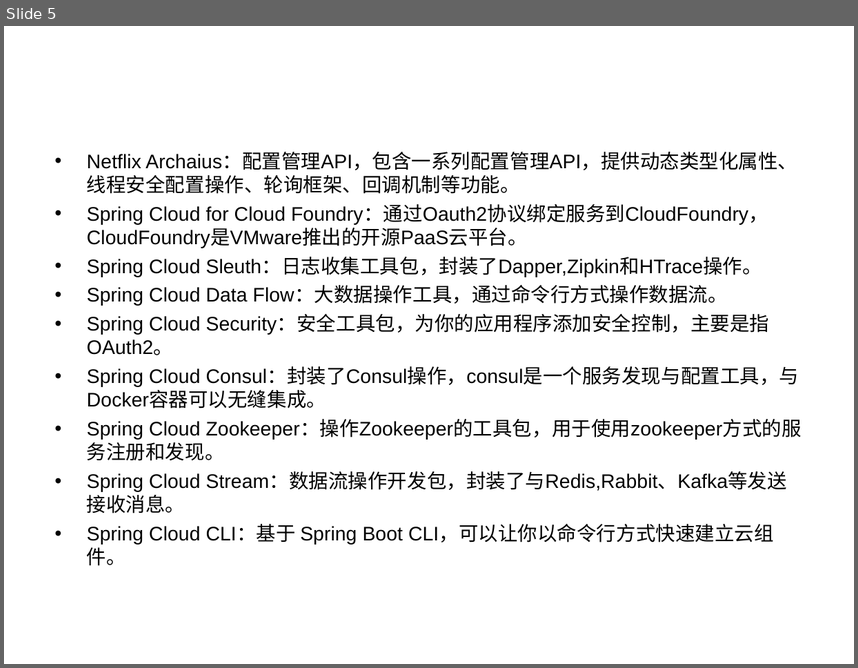
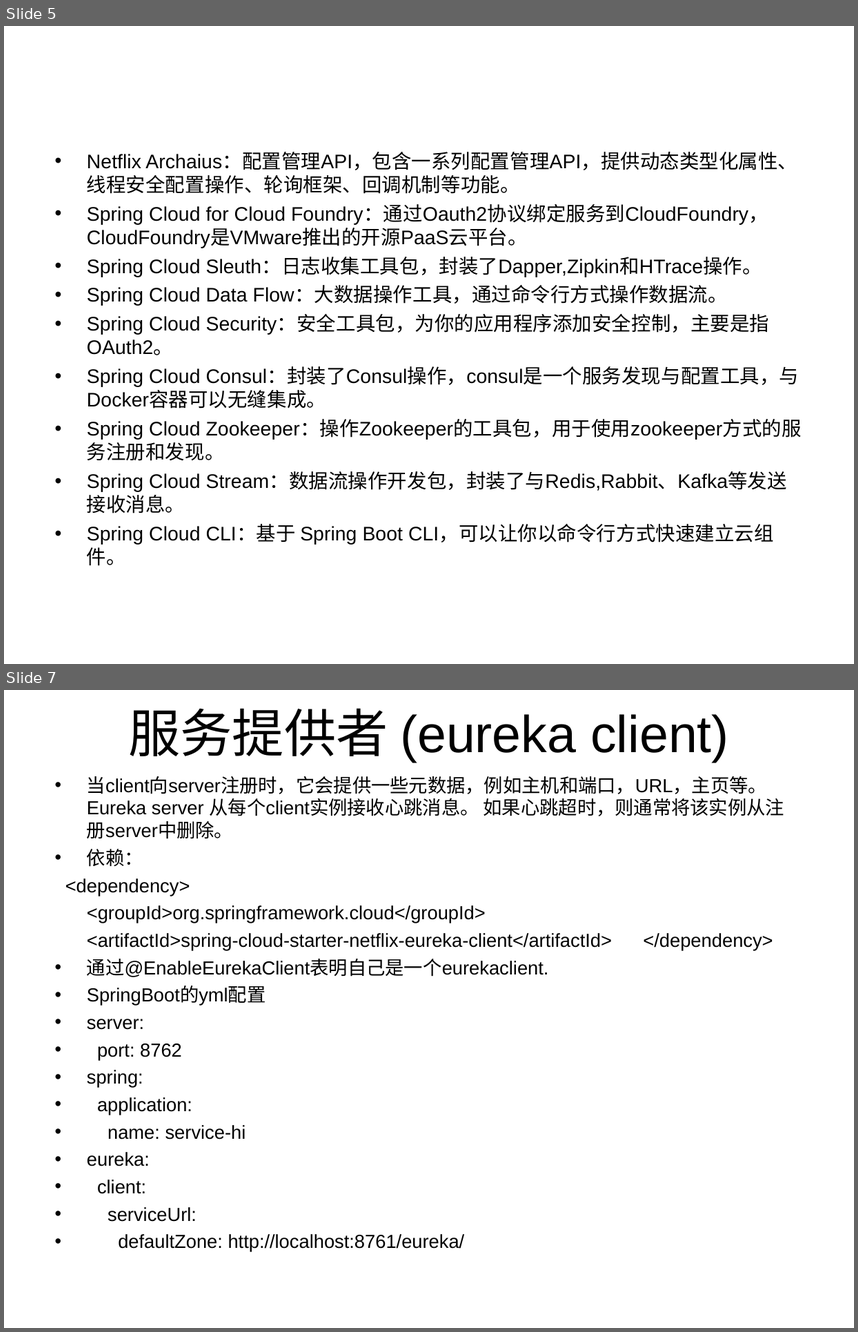
Before and after one commit to xingxingtx/SpringCloud, a slide deck: SpringCloud.ppt. Shown one above the other, each under a label of ours: slide 5 before the commit, slides 5 and 7 after it; the slides between them are not shown. The pictures are 858x668 and 858x1332 pixels, drawn with LibreOffice and Linux fonts; fonts in the diff are those of the drawing. Boxes give left, top, right and bottom in pixels: in the first picture for what was removed or moved away, otherwise in the second. Text is boxed around its words. In the diff, an @@ line names an element or a change of style, - is before the commit and + after.

Commit message:
springcloud

```diff
--- a/SpringCloud.ppt
+++ b/SpringCloud.ppt
@@ slide 7 added at (x1=4, y1=690, x2=854, y2=1328), background #FFFFFF @@
@@ title added at (x1=128, y1=708, x2=729, y2=762), 44 pt, text #000000 @@
+服务提供者 (eureka client)
@@ text added at (x1=65, y1=776, x2=784, y2=1252), 16 pt, text #000000 @@
+• 当client向server注册时，它会提供一些元数据，例如主机和端口，URL，主页等。Eureka server 从每个client实例接收心跳消息。 如果心跳超时，则通常将该实例从注册server中删除。
+• 依赖：
+<dependency>
+<groupId>org.springframework.cloud</groupId>
+<artifactId>spring-cloud-starter-netflix-eureka-client</artifactId> </dependency>
+• 通过@EnableEurekaClient表明自己是一个eurekaclient.
+• SpringBoot的yml配置
+• server:
+• port: 8762
+• spring:
+• application:
+• name: service-hi
+• eureka:
+• client:
+• serviceUrl:
+• defaultZone: http://localhost:8761/eureka/
```
Also in this commit, not shown: 1 slide changed, 5 other slides added, 26 other files.
